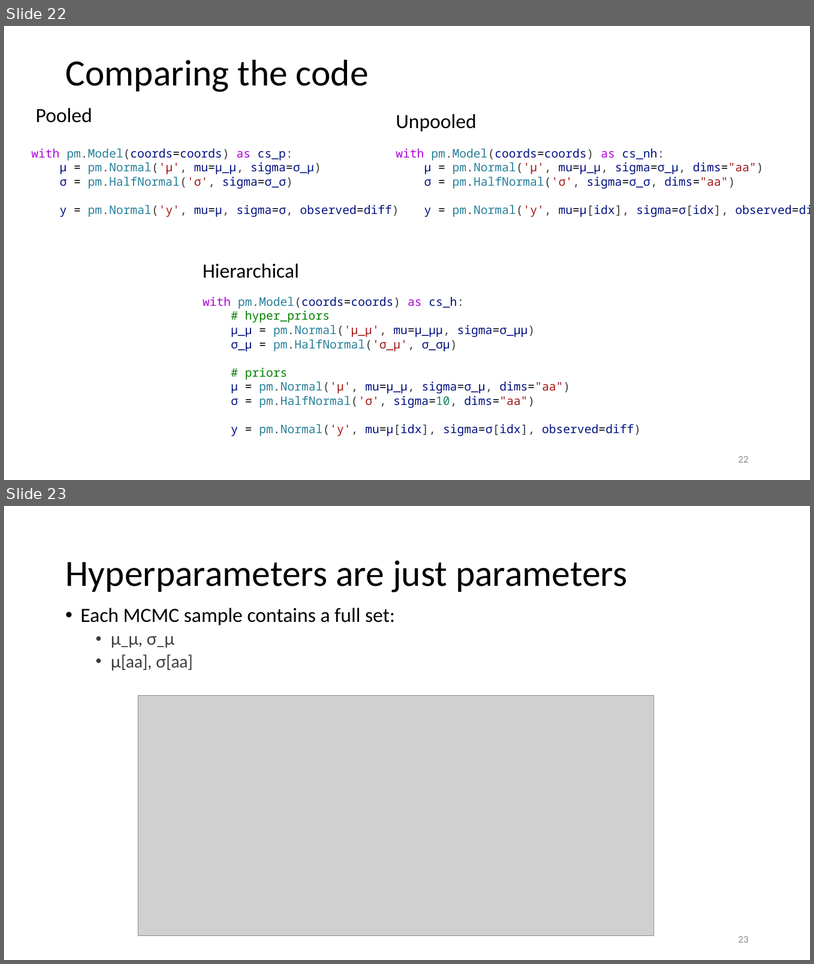
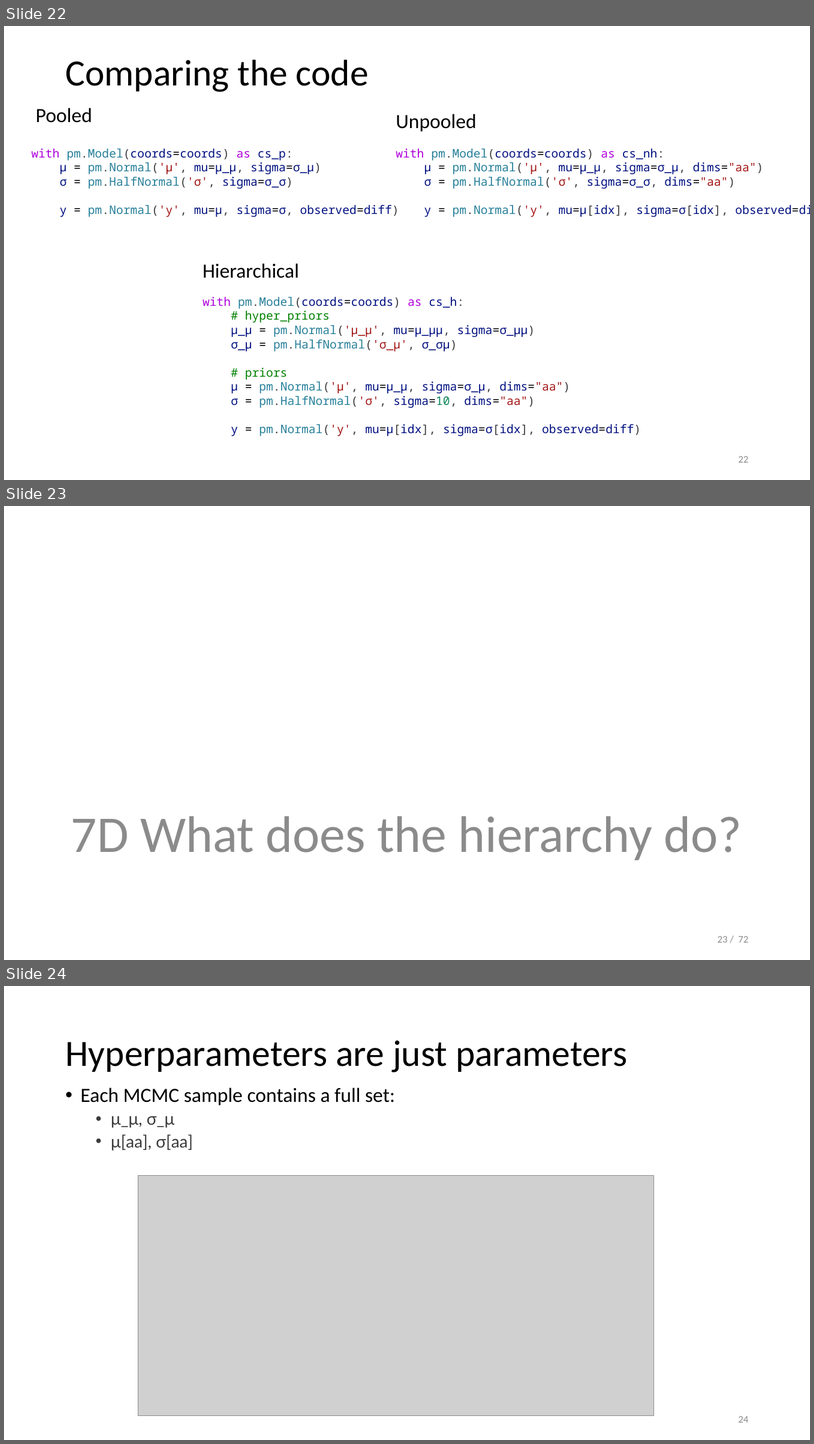
Before and after one commit to opherdonchin/StatisticalComputationAndAnalysis, a slide deck: Lectures/Lecture 7 Hierarchial models.pptx. Shown one above the other, each under a label of ours: slides 22 and 23 before the commit, slides 22, 23 and 24 after it. The pictures are 814x964 and 814x1444 pixels, drawn with LibreOffice and Linux fonts; fonts in the diff are those of the drawing; grey boxes stand for pictures. Boxes give left, top, right and bottom in pixels: in the first picture for what was removed or moved away, otherwise in the second. Text is boxed around its words. In the diff, an @@ line names an element or a change of style, - is before the commit and + after.

Commit message:
Up to multiple levels of hierarchy

```diff
--- a/Lectures/Lecture 7 Hierarchial models.pptx
+++ b/Lectures/Lecture 7 Hierarchial models.pptx
@@ slide 23 added at [4,506,810,960], background #FFFFFF @@
@@ text added at [71,816,742,860], 61.2 pt, text #8C8C8C @@
+7D What does the hierarchy do?
@@ page number added at [718,936,749,942], 12 pt, text #8C8C8C @@
+23 / 72
@@ what was slide 23 is now slide 24 @@
@@ page number at [738,1416,749,1422]: text changed @@
-23
+24
```
Also in this commit, not shown: 1 slide changed, 6 other slides added, 1 slide removed, 1 other file.
